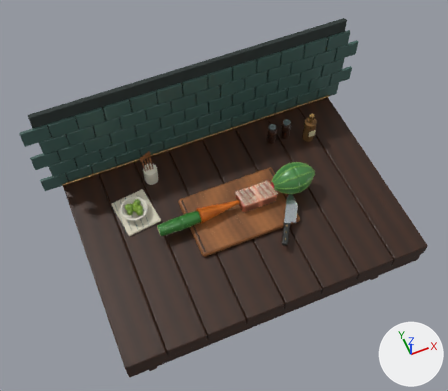
The Blender file assets-src/renzokugiri.blend as it was, and as the next commit left it.
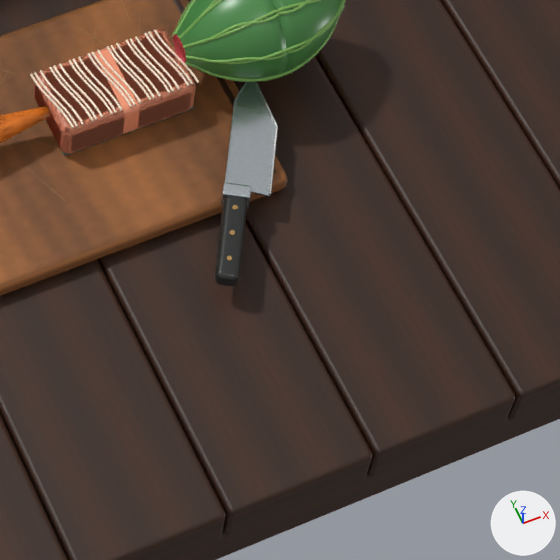
Old and new are each drawn whole from a 50 mm camera at (-2.33, -4.86, 9.02) aimed at (-0.14, 0.3, 0.16) and again close up on the part from 51% to 82% of the width and 44% to 81% of the height. Lighting does not change. The marker at lower right points along +X, +Y and +Z. The last two pictures show the newer version.

The older version as bpy lines, for what is in view:
```python
ob_knife_geometry = bpy.data.objects.new('knife_geometry', me_blade_spine_001)
ob_knife_geometry.parent = ob_knife
ob_knife_geometry.location = (0.0, 0.0, 0.0)
ob_melon_whole_geometry = bpy.data.objects.new('melon_whole_geometry', me_melon_skin_geometry_003)
ob_melon_whole_geometry.parent = ob_melon_whole
ob_melon_whole_geometry.location = (0.0, 0.0, 0.0)
ob_salmon_halfb_geometry = bpy.data.objects.new('salmon_halfB_geometry', me_salmon_cut_face_marbling_012)
ob_salmon_halfb_geometry.parent = ob_salmon_halfb
ob_salmon_halfb_geometry.location = (0.0, 0.0, 0.0)
# also in view: 'melon_halfB_geometry' at (1.19, 0.05, 0.36); 'kitchen_geometry' at (0.05, 0.0, 0.04); 'melon_halfA_geometry' at (0.83, 0.05, 0.36); 'salmon_whole_geometry' at (0.34, 0.05, 0.21); 'salmon_halfA_geometry' at (0.18, 0.05, 0.21)
```
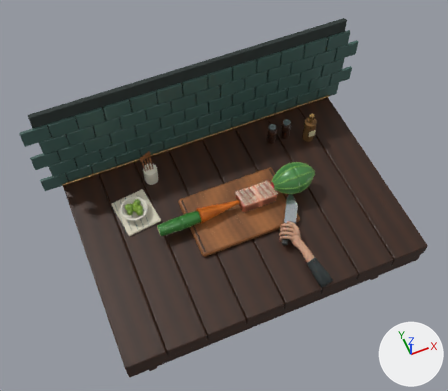
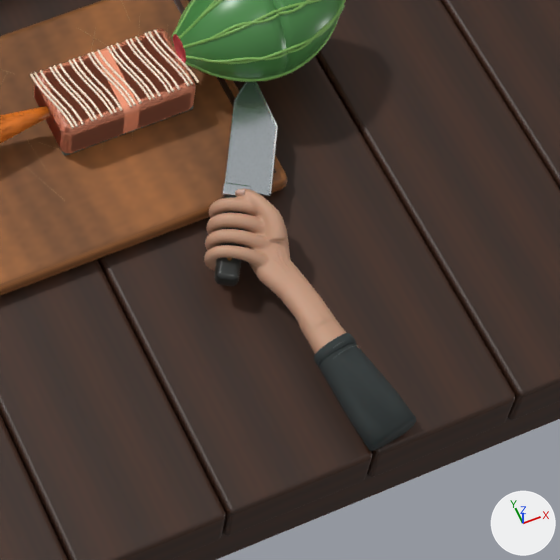
Changed parts and their boxes (x1, y1, x2, y2) in the close-ups (560 x 560 px):
'right_hand_geometry', added
    after: (204, 188, 416, 451)
    faces in mat_hand___warm_natural_skin (brown #c5987d): (204, 189, 360, 354)
    faces in mat_hand___charcoal_chef_cuff (dark grey #2e3535): (314, 333, 416, 451)

Diff of the bpy script that builds the scene:
```diff
--- a/assets-src/renzokugiri.blend.py
+++ b/assets-src/renzokugiri.blend.py
@@ mat_hand___cuff_edge_stitching @@
+mat_hand___cuff_edge_stitching = principled_material('Hand | cuff edge stitching')
+mat_hand___cuff_edge_stitching.base_color = (0.11, 0.13, 0.12)  # dark grey #5d6561
+mat_hand___cuff_edge_stitching.roughness = 0.8
+mat_hand___cuff_edge_stitching.subsurface_weight = 0.065
+mat_hand___cuff_edge_stitching.subsurface_scale = 0.005
@@ mat_hand___charcoal_chef_cuff @@
+mat_hand___charcoal_chef_cuff = principled_material('Hand | charcoal chef cuff')
+mat_hand___charcoal_chef_cuff.base_color = (0.027, 0.035, 0.035)  # dark grey #2e3535
+mat_hand___charcoal_chef_cuff.roughness = 0.9
+mat_hand___charcoal_chef_cuff.subsurface_weight = 0.065
+mat_hand___charcoal_chef_cuff.subsurface_scale = 0.005
@@ mat_hand___warm_natural_skin @@
+mat_hand___warm_natural_skin = principled_material('Hand | warm natural skin')
+mat_hand___warm_natural_skin.base_color = (0.56, 0.315, 0.205)  # brown #c5987d
+mat_hand___warm_natural_skin.roughness = 0.53
+mat_hand___warm_natural_skin.subsurface_weight = 0.065
+mat_hand___warm_natural_skin.subsurface_scale = 0.005
@@ mat_hand___short_natural_nails @@
+mat_hand___short_natural_nails = principled_material('Hand | short natural nails')
+mat_hand___short_natural_nails.base_color = (0.66, 0.44, 0.35)  # beige #d4b1a0
+mat_hand___short_natural_nails.roughness = 0.34
+mat_hand___short_natural_nails.subsurface_weight = 0.065
+mat_hand___short_natural_nails.subsurface_scale = 0.005
@@ mat_hand___subtle_joint_crease @@
+mat_hand___subtle_joint_crease = principled_material('Hand | subtle joint crease')
+mat_hand___subtle_joint_crease.base_color = (0.38, 0.19, 0.115)  # brown #a6795f
+mat_hand___subtle_joint_crease.roughness = 0.63
+mat_hand___subtle_joint_crease.subsurface_weight = 0.065
+mat_hand___subtle_joint_crease.subsurface_scale = 0.005
@@ me_right_palm_and_wrist_mesh_002 @@
+me_right_palm_and_wrist_mesh_002.from_pydata(...)  # 4505 vertices, 7513 faces; spans x -0.106..0.807, y -1.01..-0.003, z -0.134..0.156
+me_right_palm_and_wrist_mesh_002.polygons.foreach_set('use_smooth', [True] * 7513)
+# faces by material slot: [6904, 136, 184, 81, 208]
+me_right_palm_and_wrist_mesh_002.materials.append(mat_hand___warm_natural_skin)  # brown #c5987d
+me_right_palm_and_wrist_mesh_002.materials.append(mat_hand___subtle_joint_crease)  # brown #a6795f
+me_right_palm_and_wrist_mesh_002.materials.append(mat_hand___short_natural_nails)  # beige #d4b1a0
+me_right_palm_and_wrist_mesh_002.materials.append(mat_hand___charcoal_chef_cuff)  # dark grey #2e3535
+me_right_palm_and_wrist_mesh_002.materials.append(mat_hand___cuff_edge_stitching)  # dark grey #5d6561
@@ ob_right_hand_geometry @@
+ob_right_hand_geometry = bpy.data.objects.new('right_hand_geometry', me_right_palm_and_wrist_mesh_002)
+ob_right_hand_geometry.parent = ob_right_hand
+ob_right_hand_geometry.location = (0.0, 0.0, 0.0)
@@ ob_right_hand @@
+ob_right_hand = bpy.data.objects.new('right_hand', None)
+ob_right_hand.location = (0.6, -0.6, 0.13)
+ob_right_hand.rotation_euler = (0.0, 0.0, -0.55)  # degrees (0, 0, -32)
```
